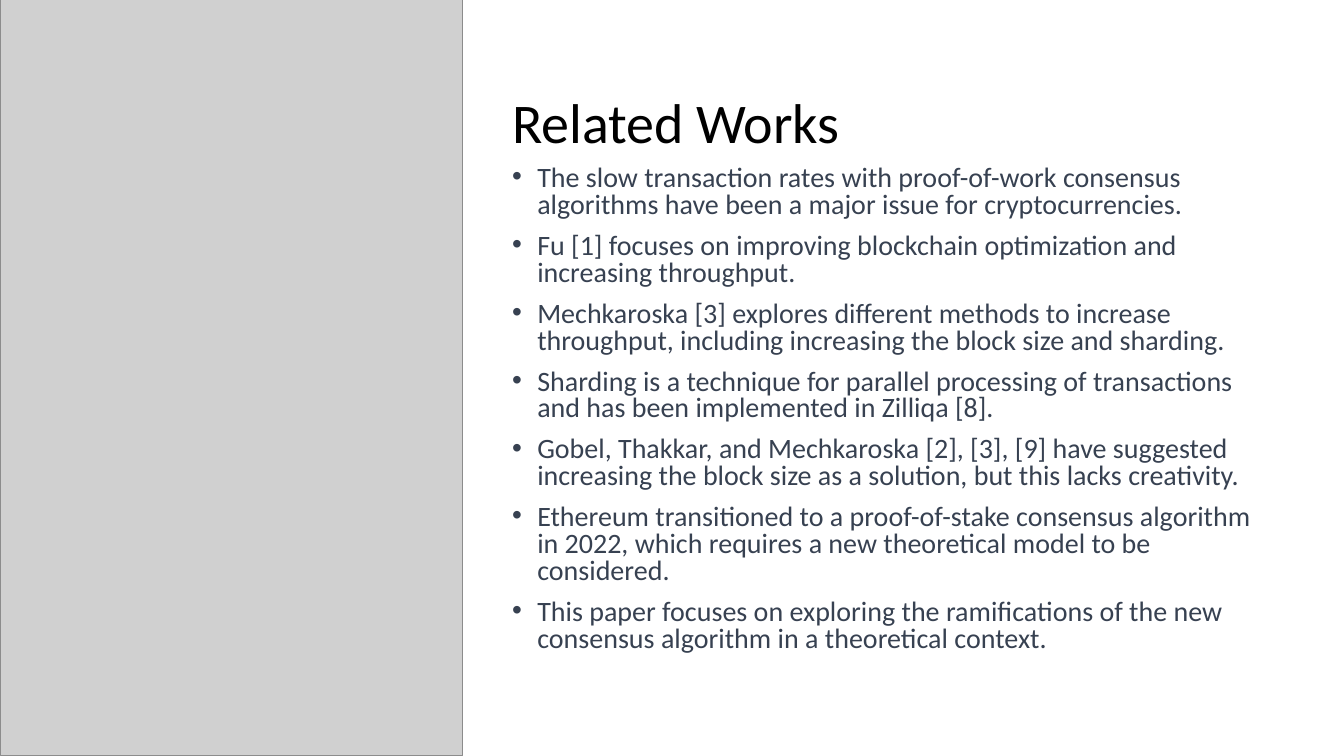
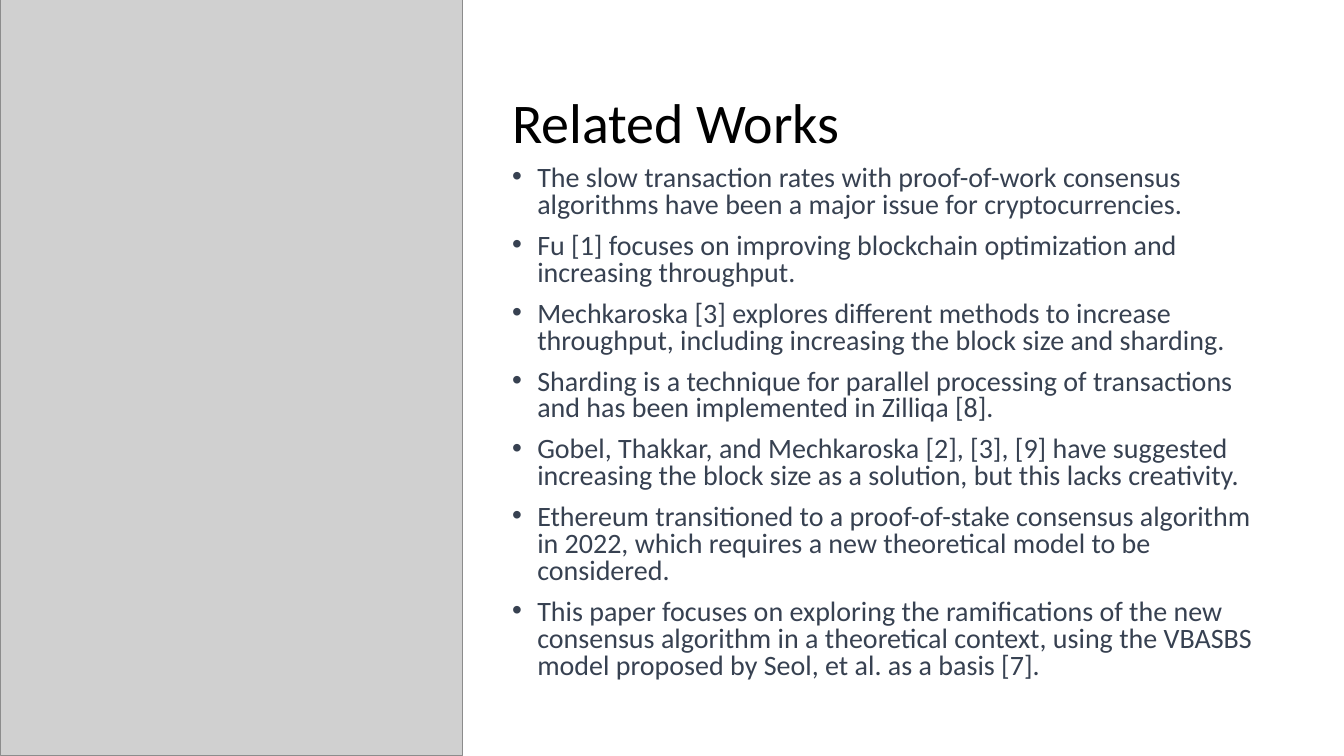
Before and after one commit to andrewqsmith/Block-Size-Optimization-for-VBASBS-Queueing-Model-for-Blockchain, a slide deck: slide 3 of Group Presentation.pptx. Drawn at 1344x756 pixels with LibreOffice and Linux fonts; fonts in the diff are those of the drawing; grey boxes stand for pictures. Boxes give left, top, right and bottom in pixels: in the first picture for what was removed or moved away, otherwise in the second. Text is boxed around its words. In the diff, an @@ line names an element or a change of style, - is before the commit and + after.

```diff
--- a/Group Presentation.pptx
+++ b/Group Presentation.pptx
@@ text at <box>537,601,1252,680</box>: text changed @@
-• This paper focuses on exploring the ramifications of the new consensus algorithm in a theoretical context.
+• This paper focuses on exploring the ramifications of the new consensus algorithm in a theoretical context, using the VBASBS model proposed by Seol, et al. as a basis [7].
```
Also in this commit, not shown: 1 other slide changed, 2 slides added, 2 slides removed.
